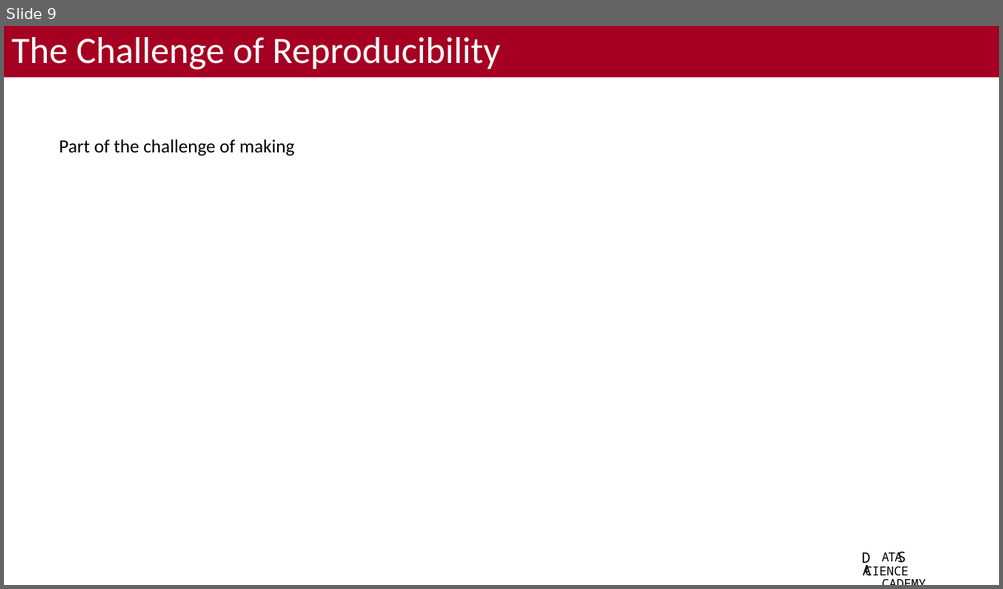
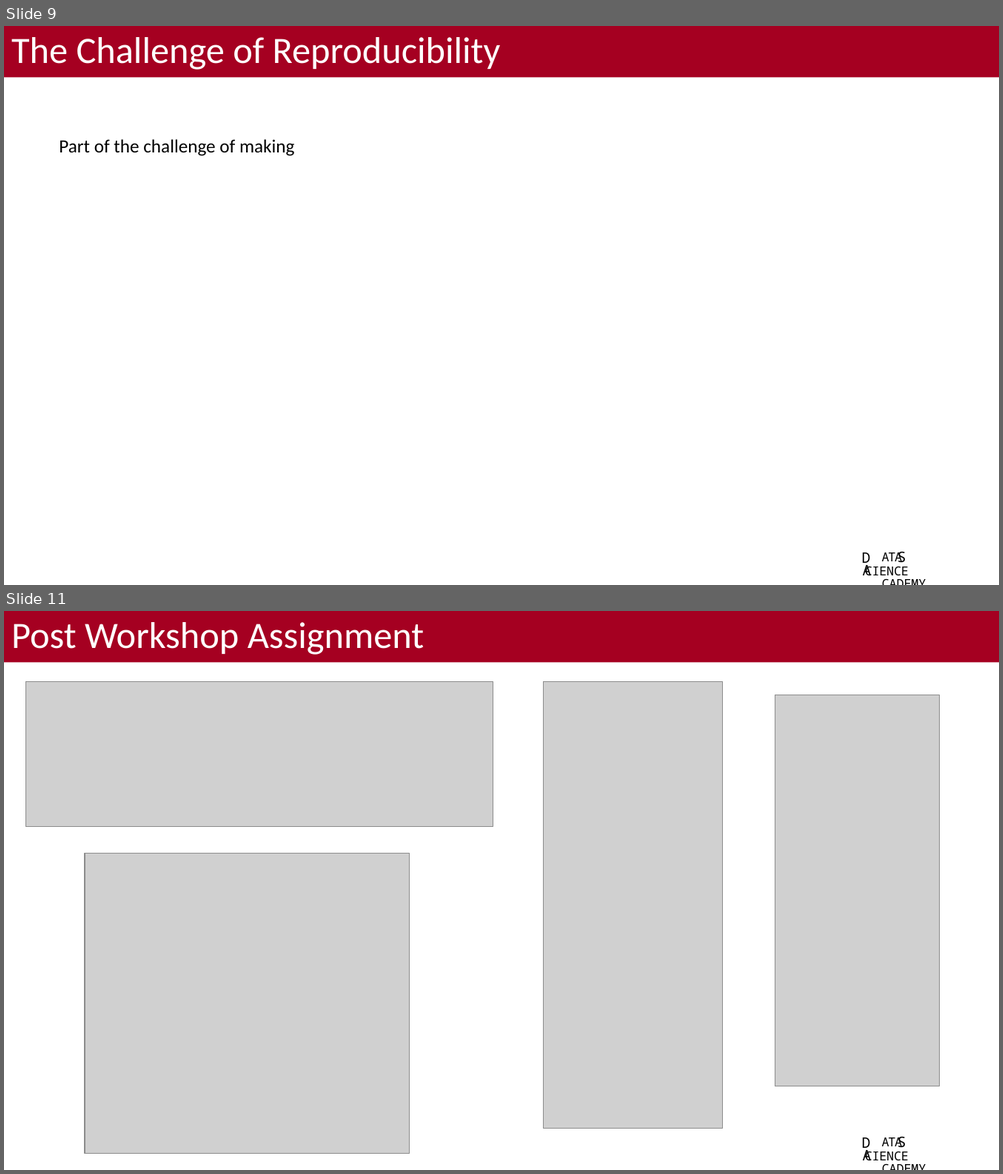
Before and after one commit to bacorli2/scrna_workshop, a slide deck: M7_Summary/M7_Best_Practices.pptx. Shown one above the other, each under a label of ours: slide 9 before the commit, slides 9 and 11 after it; the slides between them are not shown. The pictures are 1003x589 and 1003x1174 pixels, drawn with LibreOffice and Linux fonts; fonts in the diff are those of the drawing; grey boxes stand for pictures; background and template pictures are left out. Boxes give left, top, right and bottom in pixels: in the first picture for what was removed or moved away, otherwise in the second. Text is boxed around its words. In the diff, an @@ line names an element or a change of style, - is before the commit and + after.

```diff
--- a/M7_Summary/M7_Best_Practices.pptx
+++ b/M7_Summary/M7_Best_Practices.pptx
@@ slide 11 added at [4, 611, 999, 1170], background #FFFFFF; not listed: 4 template elements that a slide beside it also shows @@
@@ title added at [4, 611, 999, 663], fill #A50021, 36 pt, text #FFFFFF @@
+Post Workshop Assignment
@@ picture added at [25, 682, 492, 826] @@
@@ picture added at [543, 682, 723, 1129] @@
@@ picture added at [775, 695, 939, 1087] @@
@@ picture added at [85, 854, 409, 1154] @@
```
Also in this commit, not shown: 1 other slide added.
